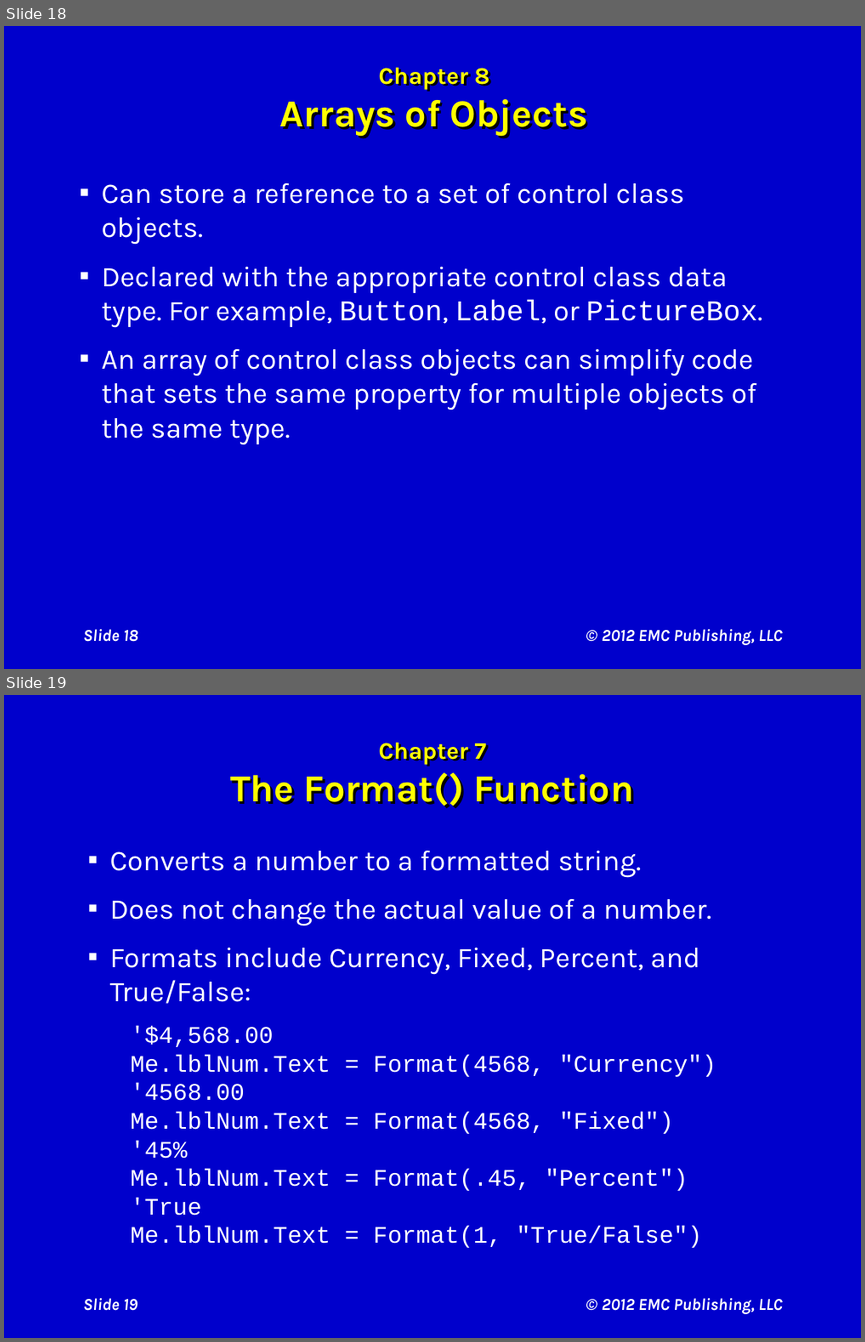
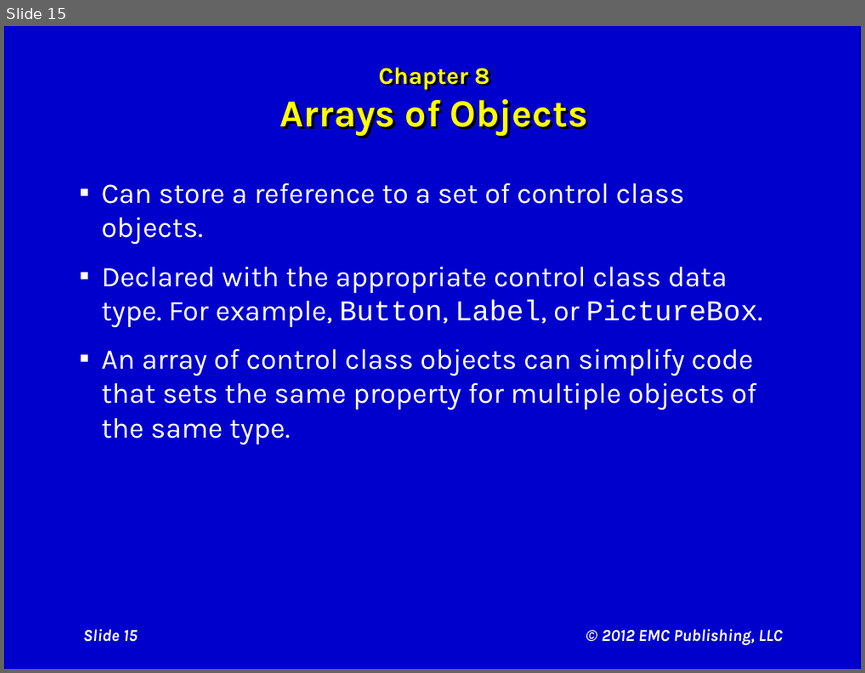
Before and after one commit to rvolyar/MHSCompSci, a slide deck: assets/courses/compsci1/Cosma/Ch08 Visual Aids.pptx. Shown one above the other, each under a label of ours: slides 18 and 19 before the commit, slide 15 after it. The pictures are 865x1342 and 865x673 pixels, drawn with LibreOffice and Linux fonts; fonts in the diff are those of the drawing. Boxes give left, top, right and bottom in pixels: in the first picture for what was removed or moved away, otherwise in the second. Text is boxed around its words. In the diff, an @@ line names an element or a change of style, - is before the commit and + after.

```diff
--- a/assets/courses/compsci1/Cosma/Ch08 Visual Aids.pptx
+++ b/assets/courses/compsci1/Cosma/Ch08 Visual Aids.pptx
@@ slide 19 removed at [4, 695, 861, 1338], background #0000CC @@
@@ title removed at [230, 742, 634, 808] @@
-Chapter 7
-The Format() Function
@@ text removed at [110, 851, 716, 1247] @@
-▪ Converts a number to a formatted string.
-▪ Does not change the actual value of a number.
-▪ Formats include Currency, Fixed, Percent, and True/False:
-  '$4,568.00
-  Me.lblNum.Text = Format(4568, "Currency")
-  '4568.00
-  Me.lblNum.Text = Format(4568, "Fixed")
-  '45%
-  Me.lblNum.Text = Format(.45, "Percent")
-  'True
-  Me.lblNum.Text = Format(1, "True/False")
@@ page number removed at [83, 1298, 137, 1310] @@
-Slide 19
@@ text removed at [602, 1298, 783, 1314] @@
-© 2012 EMC Publishing, LLC
@@ what was slide 18 is now slide 15 @@
@@ page number at [83, 629, 137, 641]: text changed @@
-Slide 18
+Slide 15
```
Also in this commit, not shown: 2 slides changed, 5 other slides removed, 7 other files.
